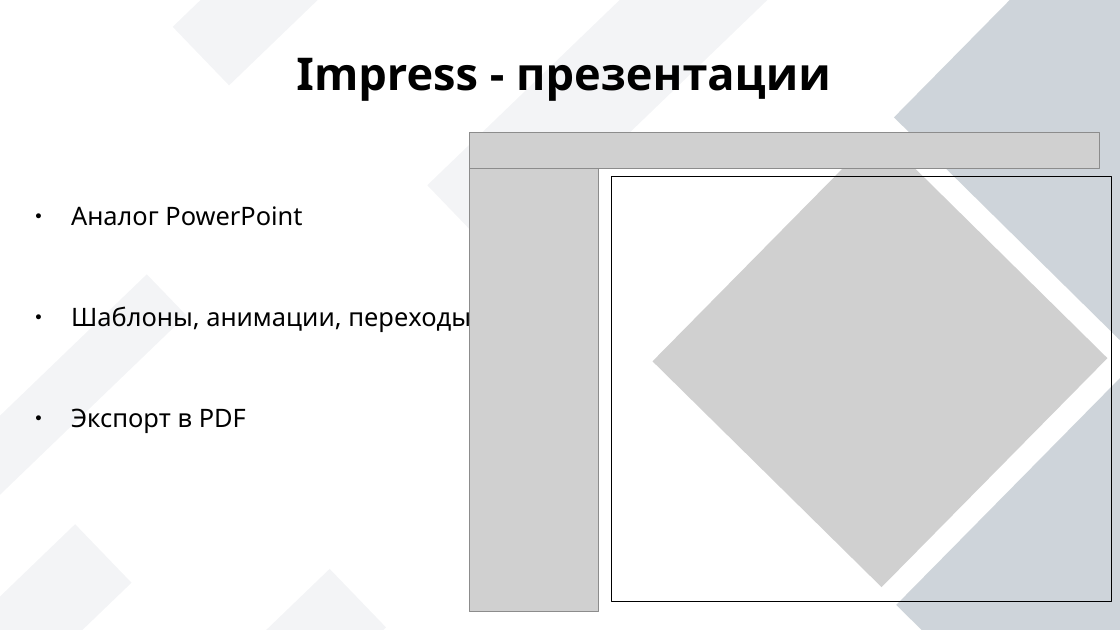
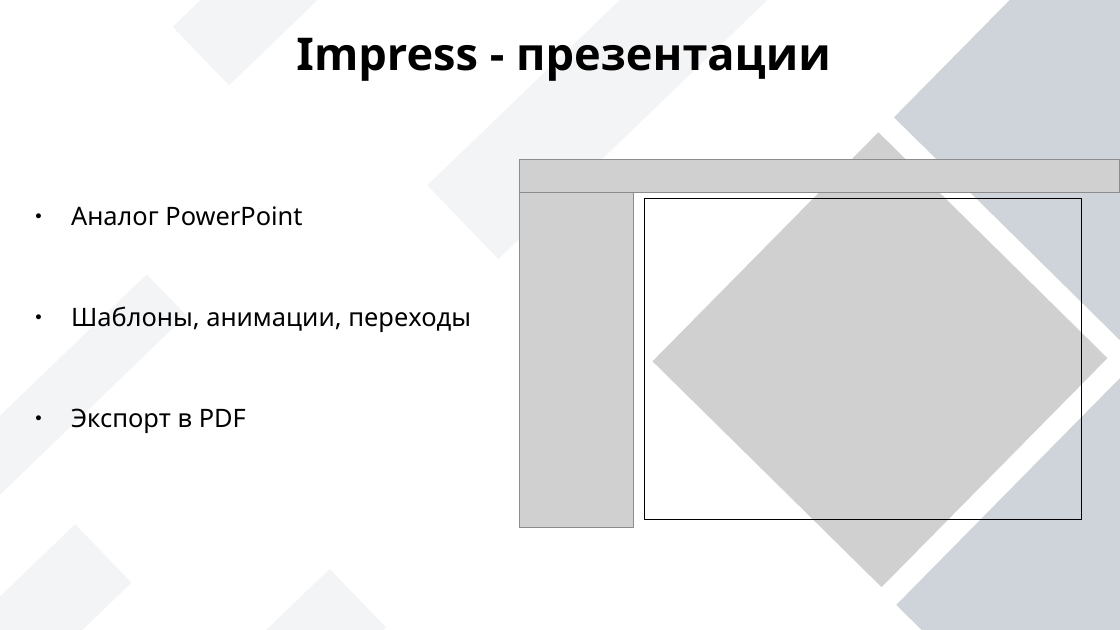
Before and after one commit to Soft-Darkness/digital-fundamentals, a slide deck: slide 6 of documents/Обзор LibreOffice.odp. Drawn at 1120x630 pixels with LibreOffice and Linux fonts; fonts in the diff are those of the drawing; grey boxes stand for pictures. Boxes give left, top, right and bottom in pixels: in the first picture for what was removed or moved away, otherwise in the second. Text is boxed around its words. In the diff, an @@ line names an element or a change of style, - is before the commit and + after.

```diff
--- a/documents/Обзор LibreOffice.odp
+++ b/documents/Обзор LibreOffice.odp
@@ title "Impress - презентации": place and size @@
-title "Impress - презентации" at (296, 57, 831, 101)
+title "Impress - презентации" at (296, 37, 831, 81)
@@ picture: place and size @@
-picture at (470, 132, 1101, 169)
+picture at (520, 160, 1120, 192)
@@ picture: place and size @@
-picture at (470, 169, 600, 612)
+picture at (520, 193, 634, 527)
@@ rectangle: place and size @@
-rectangle at (612, 177, 1112, 603)
+rectangle at (644, 198, 1081, 519)
```
Also in this commit, not shown: 3 other slides changed, 1 other file.
